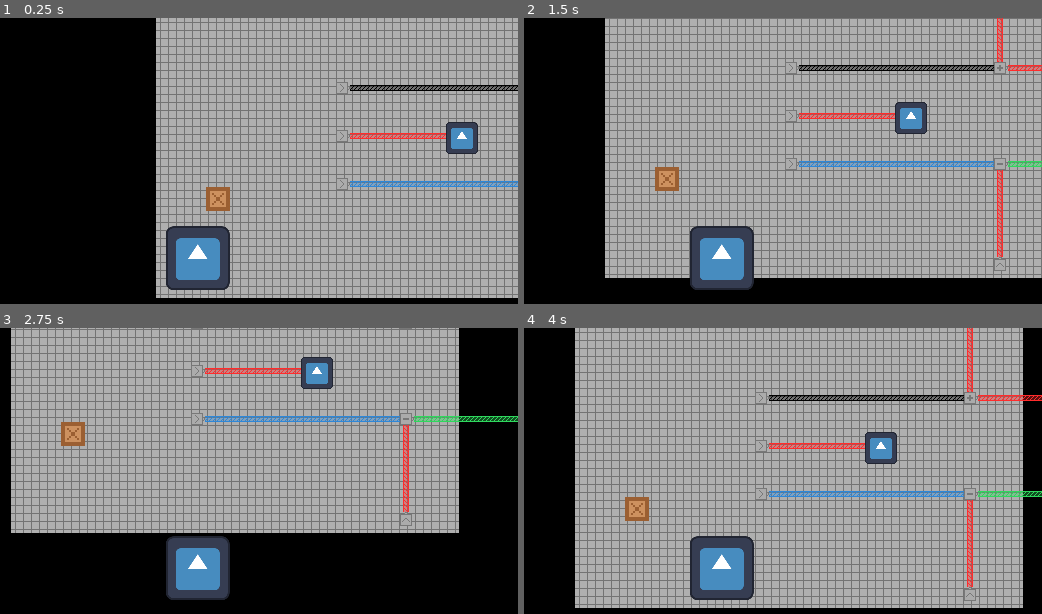
Above: before the commit, frames 1-4 (two rows, left to right).
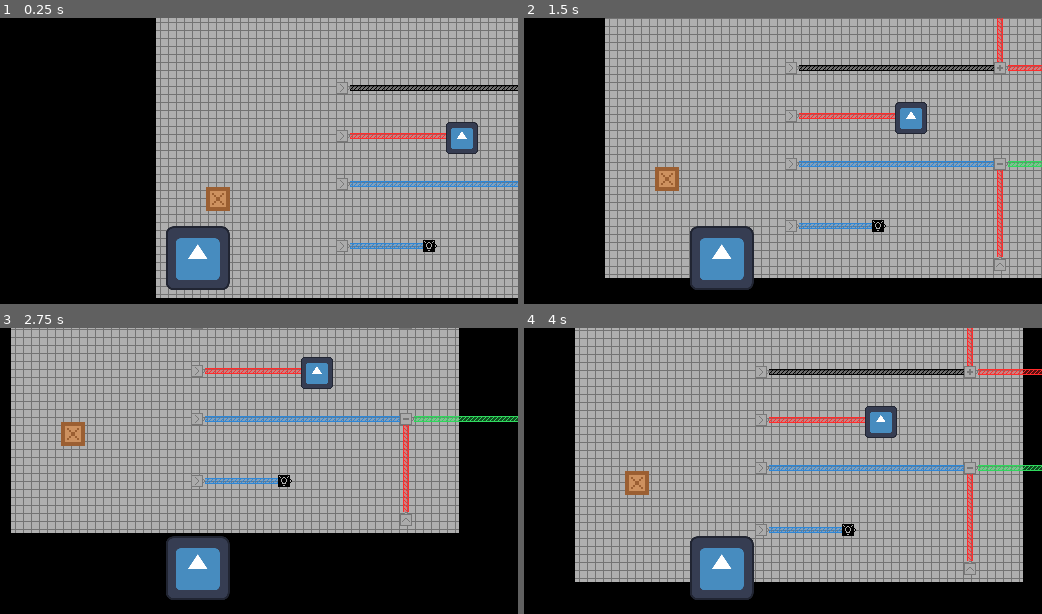
Above: after the commit, the same moments.

Repository: luminous-sky/Light-Puzzles
Game: Godot game, scene res://main/main.tscn
Same seed, same stepped clock (60 frames per second), same inputs: the game is played once before the commit and once after it. The engine's default icon, where the game draws it, is replaced by a stand-in: a white triangle on a blue panel in a dark square.
Inputs:
- Up to frame 1 (0.25 s): no input
- Up to frame 2 (1.5 s): tap Enter at 0.5 s; hold Right (right) 0.53-1.28 s; hold Down (down) from 1.28 s (still down)
- Up to frame 3 (2.75 s): release Down (down) at 2.03 s; hold Right (right) from 2.03 s (still down)
- Up to frame 4 (4 s): release Right (right) at 2.78 s; hold Up (up) 2.78-3.53 s; hold Left (left) from 3.53 s (still down)

The runs differ from the first frame. In frame 1, 0.4% of the frame differs, in the area x 65-85%, y 77-82%; in frame 2, 0.4%; in frame 3, 0.4%; in frame 4, 30%, in the area x 9-100%, y 0-98%.

Commit message:
Implement basic light detector
Implement a basic light detector which outputs a laser when the correct
input color is found.

Diff:
--- /dev/null
+++ b/src/detectors/light_detector.gd
@@ -0,0 +1,27 @@
+extends Gate
+
+@export var expected_color: LaserColor.LASER_COLOR = LaserColor.LASER_COLOR.NONE
+@export var output_color: LaserColor.LASER_COLOR = LaserColor.LASER_COLOR.NONE
+
+
+func get_output() -> LaserColor.LASER_COLOR:
+	var res: ColorModel.RGB = ColorModel.RGB.NONE
+
+	for laser: LaserPointer in lasers:
+		var c: LaserColor.LASER_COLOR = laser.color
+		if c not in ColorModel.RGB.values():
+			continue
+
+		res = ColorModel.add_rgb(res, c as ColorModel.RGB)
+
+	if res not in LaserColor.LASER_COLOR.values():
+		print("Unimplemented output color!")
+		return LaserColor.LASER_COLOR.NONE
+
+	var res_conv: LaserColor.LASER_COLOR = res as LaserColor.LASER_COLOR
+	if res_conv != expected_color:
+		enabled = false
+		return LaserColor.LASER_COLOR.NONE
+
+	enabled = true
+	return output_color
--- /dev/null
+++ b/src/detectors/light_detector.tscn
@@ -0,0 +1,27 @@
+[gd_scene format=3 uid="uid://ckpu047yggpet"]
+
+[ext_resource type="Script" uid="uid://8fcdaqjsscev" path="res://detectors/light_detector.gd" id="1_xgrc6"]
+[ext_resource type="Texture2D" uid="uid://bf2e63i207dhh" path="res://assets/light_detector.png" id="2_xgrc6"]
+[ext_resource type="PackedScene" uid="uid://c452n4sularn0" path="res://laser/laser_color.tscn" id="3_odkbg"]
+
+[sub_resource type="RectangleShape2D" id="RectangleShape2D_h0och"]
+size = Vector2(12, 12)
+
+[node name="LightDetector" type="RigidBody2D" unique_id=278080663]
+contact_monitor = true
+max_contacts_reported = 8
+script = ExtResource("1_xgrc6")
+metadata/_custom_type_script = "uid://xwupwhmn0lqn"
+
+[node name="Block" type="Sprite2D" parent="." unique_id=110020789]
+texture = ExtResource("2_xgrc6")
+
+[node name="CollisionShape2D" type="CollisionShape2D" parent="." unique_id=464489865]
+shape = SubResource("RectangleShape2D_h0och")
+
+[node name="LaserColor" parent="." unique_id=736237227 instance=ExtResource("3_odkbg")]
+position = Vector2(8, 0)
+
+[node name="RayCast" type="RayCast2D" parent="." unique_id=1699795141]
+position = Vector2(8, 0)
+target_position = Vector2(16, 0)
--- a/src/gates/gate.gd
+++ b/src/gates/gate.gd
@@ -17,11 +17,11 @@
 
 	lasers.append(laser)
 
+	enabled = true
+
 	color = get_output()
 	$LaserColor.color = color
 	$LaserColor.update_color()
-
-	enabled = true
 
 
 func remove_laser(laser: LaserPointer) -> void:
@@ -31,12 +31,12 @@
 
 	lasers.remove_at(pos)
 
+	if len(lasers) == 0:
+		enabled = false
+
 	color = get_output()
 	$LaserColor.color = color
 	$LaserColor.update_color()
 
-	if len(lasers) == 0:
-		enabled = false
-
 
 @abstract func get_output() -> LaserColor.LASER_COLOR
--- a/src/main/main.tscn
+++ b/src/main/main.tscn
@@ -7,6 +7,7 @@
 [ext_resource type="PackedScene" uid="uid://cwhagnkmmim12" path="res://gates/add_gate.tscn" id="5_3wy1v"]
 [ext_resource type="PackedScene" uid="uid://clr3mdwjbe17g" path="res://gates/subtract_gate.tscn" id="6_kfbq2"]
 [ext_resource type="PackedScene" uid="uid://duyb41uue2v4v" path="res://objects/box.tscn" id="8_67ri8"]
+[ext_resource type="PackedScene" uid="uid://ckpu047yggpet" path="res://detectors/light_detector.tscn" id="9_grrlh"]
 
 [sub_resource type="TileSetAtlasSource" id="TileSetAtlasSource_c651c"]
 texture = ExtResource("1_xwkvk")
@@ -48,6 +49,10 @@
 rotation = -1.5707964
 color = 1
 
+[node name="LaserPointer6" parent="." unique_id=2113495557 instance=ExtResource("4_c651c")]
+position = Vector2(186, -52)
+color = 4
+
 [node name="StaticBody2D" type="StaticBody2D" parent="." unique_id=149755564]
 position = Vector2(306, -160)
 
@@ -66,3 +71,7 @@
 
 [node name="Box" parent="." unique_id=1407811611 instance=ExtResource("8_67ri8")]
 position = Vector2(62, -99)
+
+[node name="LightDetector" parent="." unique_id=37932119 instance=ExtResource("9_grrlh")]
+position = Vector2(273, -52)
+expected_color = 1
Binary file added: src/assets/light_detector.png
Not shown, added: src/assets/light_detector.png.import
Not shown, added: src/detectors/light_detector.gd.uid
